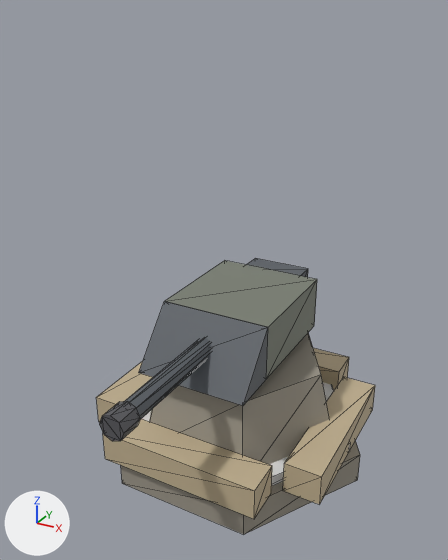
An edit to the glTF model IronFlag/unity/Assets/RF/Art/Models/RF_Structure_Turret_Intact.glb, drawn before and after from the same camera.
Camera for both pictures: a 50 mm camera at (2.44, -4.73, 4.15) aimed at (0.04, -0.37, 1.97). Arrows for +X, +Y and +Z are at lower left; the lights stay in place. The picture after the commit comes second. Mesh edges are drawn as thin lines. Where no turn or scale is listed for an object, it has been applied to the vertices. Vertices at exactly the same position are counted once.

The first picture shows 'Muzzle', 'RF_Structure_Turret_Intact', 'TeamTrim', 'Turret'.
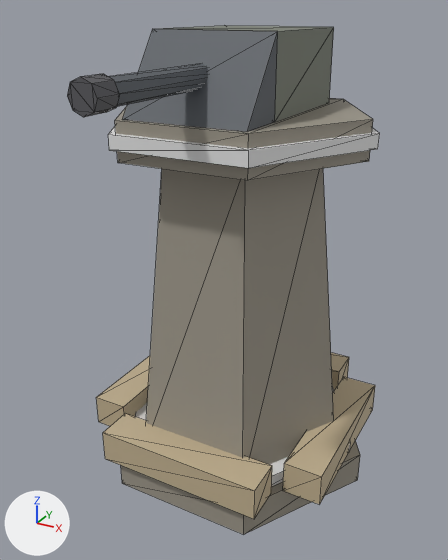
Where the change shows, as pixel boxes (x1, y1, x2, y2) in the pictures (448 x 560 px; the box of a moved part takes in the faces that stretch with it):
'RF_Structure_Turret_Intact', reshaped (116% taller): before (96, 333, 375, 534); after (96, 98, 375, 534)
'Turret', reshaped, moved (16% wider, 34% shorter): before (124, 258, 317, 419); after (109, 26, 334, 132)
'TeamTrim', reshaped (mostly hidden before): before (142, 383, 350, 486); after (108, 127, 380, 486)
'Muzzle', moved: before (99, 401, 141, 441); after (67, 74, 120, 117)
part 1 of me_rf_structure_turret_intact, added: after (115, 98, 373, 180)
part 2 of me_rf_structure_turret_intact, moved or reshaped: before (149, 333, 330, 464); after (146, 169, 334, 465)
part 4 of me_turret, moved or reshaped: before (165, 260, 317, 378); after (163, 26, 334, 122)
part 5 of me_turret, moved or reshaped: before (139, 301, 268, 406); after (122, 29, 278, 132)
part 6 of me_turret, moved or reshaped: before (124, 338, 211, 419); after (109, 63, 208, 107)
part 7 of me_turret, moved or reshaped (not visible afterwards): before (247, 258, 308, 277)

The change, as a diff of the scene's bpy script:
```diff
--- a/IronFlag/unity/Assets/RF/Art/Models/RF_Structure_Turret_Intact.glb.py
+++ b/IronFlag/unity/Assets/RF/Art/Models/RF_Structure_Turret_Intact.glb.py
@@ me_rf_structure_turret_intact @@
 # used by ob_rf_structure_turret_intact; location = (0.0, 0.0, 0.0)
-me_rf_structure_turret_intact.from_pydata(...)  # 56 vertices, 88 faces; spans x -1.3..1.3, y -1.19..1.19, z 0.0..1.05
+me_rf_structure_turret_intact.from_pydata(...)  # 68 vertices, 108 faces; spans x -1.3..1.3, y -1.19..1.19, z 0.0..3.38
+# me_rf_structure_turret_intact part 1: a new loose piece, a 6-sided cylinder along z spanning x -1.12..1.12, y -0.97..0.97, z 3.06..3.38, in mat_rf_flat
+# me_rf_structure_turret_intact part 2
+# 6 vertices are removed from x -0.86..0.86, y -0.74..0.74, z 1.05
+# 16 faces are deleted
+# 6 vertices are added at (0.74, 0.0, 3.06), (0.37, 0.64, 3.06), (-0.37, 0.64, 3.06), (-0.74, 0.0, 3.06), (-0.37, -0.64, 3.06), (0.37, -0.64, 3.06)
+# 16 new faces join them
 me_rf_structure_turret_intact.materials.append(mat_rf_flat)
@@ me_teamtrim @@
 # used by ob_teamtrim; location = (0.0, 0.0, 0.0)
-me_teamtrim.from_pydata(...)  # 12 vertices, 20 faces; spans x -1.2..1.2, y -1.04..1.04, z 0.3..0.4
+me_teamtrim.from_pydata(...)  # 24 vertices, 40 faces; spans x -1.2..1.2, y -1.04..1.04, z 0.29..3.28
+# me_teamtrim part 3: the whole mesh is rebuilt
 me_teamtrim.materials.append(mat_rf_teamaccent)
@@ me_turret @@
 # used by ob_turret; location = (0.0, 0.0, 1.05)
-me_turret.from_pydata(...)  # 38 vertices, 60 faces; spans x -0.52..0.52, y -1.8..0.98, z 0.11..0.63
+me_turret.from_pydata(...)  # 38 vertices, 60 faces; spans x -0.52..0.52, y -1.8..0.98, z 0.0..0.62
+# me_turret part 4: the loose piece of 8 vertices spanning x -0.52..0.52, y -0.47..0.68, z 0.11..0.63 is scaled about its middle by (1, 1, 1.19), then moved by (0.0, 0.0, -0.06)
+# me_turret part 5: the loose piece of 6 vertices spanning x -0.52..0.52, y -0.93..-0.47, z 0.11..0.63 is scaled about its middle by (1, 1, 1.19), then moved by (0.0, 0.0, -0.06)
+# me_turret part 6: the loose piece of 16 vertices spanning x -0.09..0.09, y -1.8..-0.1, z 0.28..0.46 is moved by (0.0, 0.0, -0.06)
+# me_turret part 7: the loose piece of 8 vertices spanning x -0.31..0.31, y 0.58..0.98, z 0.25..0.59 is moved by (0.0, 0.0, -0.05)
 me_turret.materials.append(mat_rf_flat)
@@ me_muzzle @@
 # used by ob_muzzle; location = (0.0, 0.0, 0.0)
-me_muzzle.from_pydata(...)  # 16 vertices, 28 faces; spans x -0.11..0.11, y -1.95..-1.75, z 1.31..1.53
+me_muzzle.from_pydata(...)  # 16 vertices, 28 faces; spans x -0.11..0.11, y -1.95..-1.75, z 3.58..3.8
+# me_muzzle part 8: the whole mesh is moved by (0.0, 0.0, 2.27)
 me_muzzle.materials.append(mat_rf_muzzle)
@@ ob_turret @@
 ob_turret = bpy.data.objects.new('Turret', me_turret)
-ob_turret.location = (0.0, 0.0, 1.05)
+ob_turret.location = (0.0, 0.0, 3.38)
```
